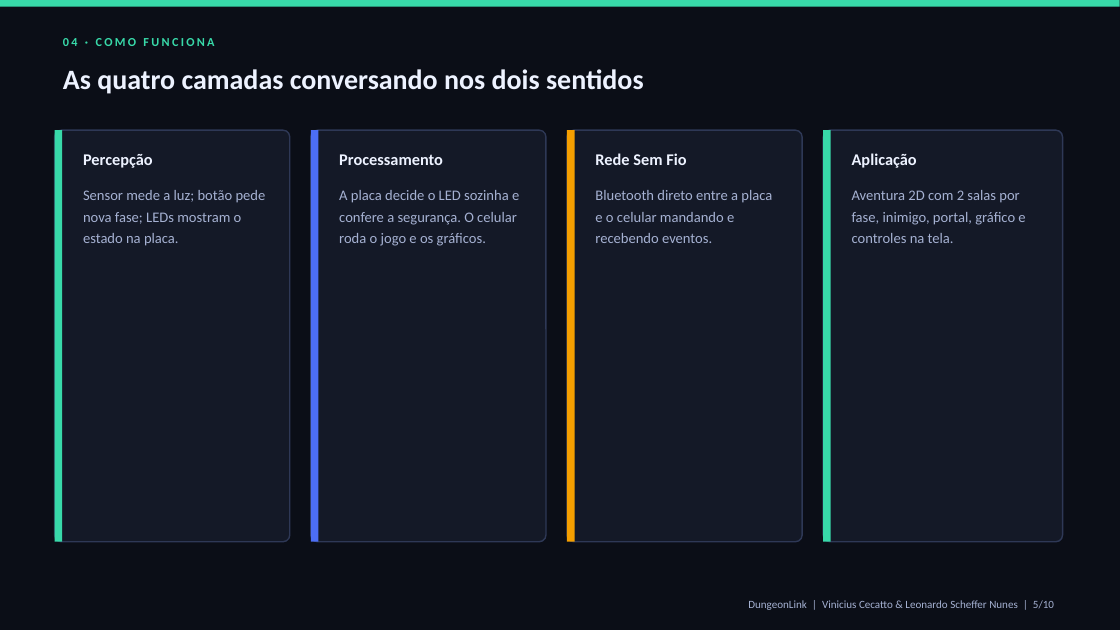
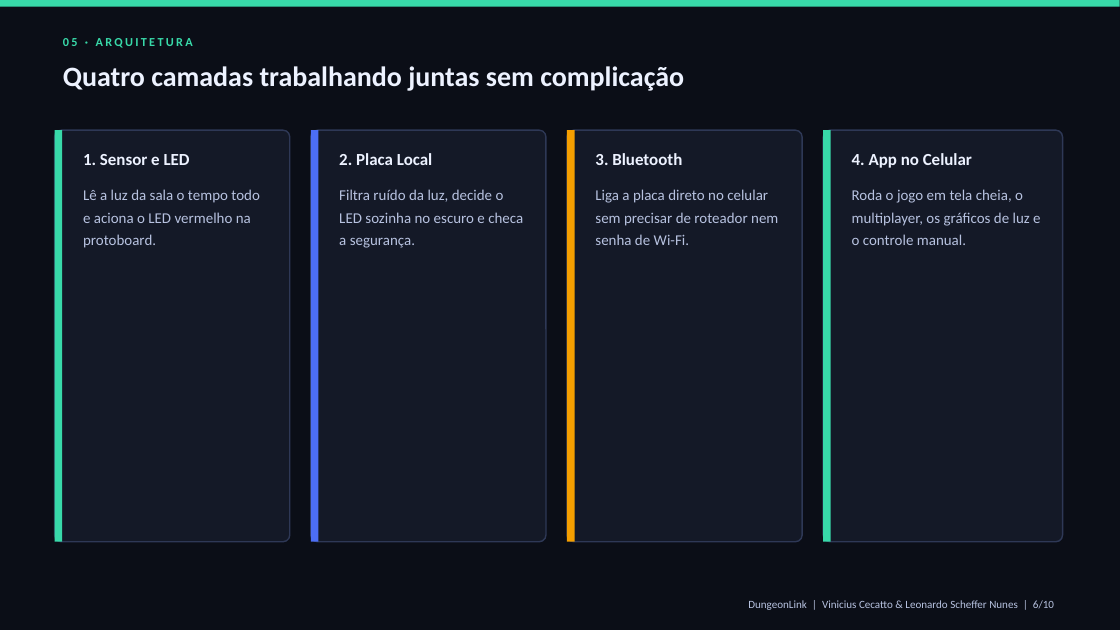
Before and after one commit to viniciusCecat/DungeonLink, a slide deck: slide 6 of docs/slides/pitch-dungeonlink.pptx (slide 5 before the commit). Drawn at 1120x630 pixels with LibreOffice and Linux fonts; fonts in the diff are those of the drawing. Boxes give left, top, right and bottom in pixels: in the first picture for what was removed or moved away, otherwise in the second. Text is boxed around its words. In the diff, an @@ line names an element or a change of style, - is before the commit and + after.

Commit message:
docs: rewrite pitch in natural direct tone with real bench photos, multiplayer CO-OP/X1 and remove external breadboard button

```diff
--- a/docs/slides/pitch-dungeonlink.pptx
+++ b/docs/slides/pitch-dungeonlink.pptx
@@ text at (63,38,193,48): text changed @@
-04 · COMO FUNCIONA
+05 · ARQUITETURA
@@ text at (63,66,684,91): text changed @@
-As quatro camadas conversando nos dois sentidos
+Quatro camadas trabalhando juntas sem complicação
@@ text at (83,154,190,165): text changed; size 14 to 14.5 pt @@
-Percepção
+1. Sensor e LED
@@ text at (339,153,433,165): text changed; size 14 to 14.5 pt @@
-Processamento
+2. Placa Local
@@ text at (595,153,682,165): text changed; size 14 to 14.5 pt @@
-Rede Sem Fio
+3. Bluetooth
@@ text at (852,153,972,168): text changed; size 14 to 14.5 pt @@
-Aplicação
+4. App no Celular
@@ text at (83,189,260,248): text changed; size 12.5 to 12.8 pt; text colour #A5B1D2 to #B7C2E0 @@
-Sensor mede a luz; botão pede nova fase; LEDs mostram o estado na placa.
+Lê a luz da sala o tempo todo e aciona o LED vermelho na protoboard.
@@ text at (339,189,523,248): text changed; size 12.5 to 12.8 pt; text colour #A5B1D2 to #B7C2E0 @@
-A placa decide o LED sozinha e confere a segurança. O celular roda o jogo e os gráficos.
+Filtra ruído da luz, decide o LED sozinha no escuro e checa a segurança.
@@ text at (595,189,778,245): text changed; size 12.5 to 12.8 pt; text colour #A5B1D2 to #B7C2E0 @@
-Bluetooth direto entre a placa e o celular mandando e recebendo eventos.
+Liga a placa direto no celular sem precisar de roteador nem senha de Wi-Fi.
@@ text at (852,189,1040,245): text changed; size 12.5 to 12.8 pt; text colour #A5B1D2 to #B7C2E0 @@
-Aventura 2D com 2 salas por fase, inimigo, portal, gráfico e controles na tela.
+Roda o jogo em tela cheia, o multiplayer, os gráficos de luz e o controle manual.
@@ text at (748,600,1054,610): text changed; text colour #A5B1D2 to #B7C2E0 @@
-DungeonLink | Vinicius Cecatto & Leonardo Scheffer Nunes | 5/10
+DungeonLink | Vinicius Cecatto & Leonardo Scheffer Nunes | 6/10
```
Also in this commit, not shown: 6 other slides changed, 3 slides added, 3 slides removed, 4 other files.
